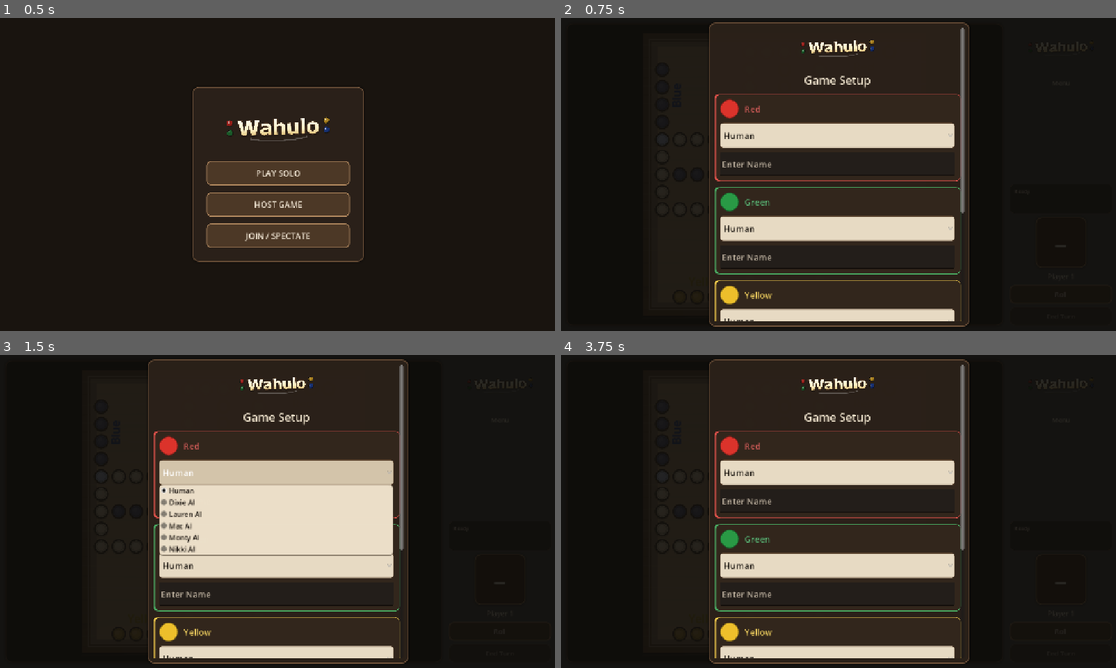
Above: before the commit, frames 1-4 (two rows, left to right).
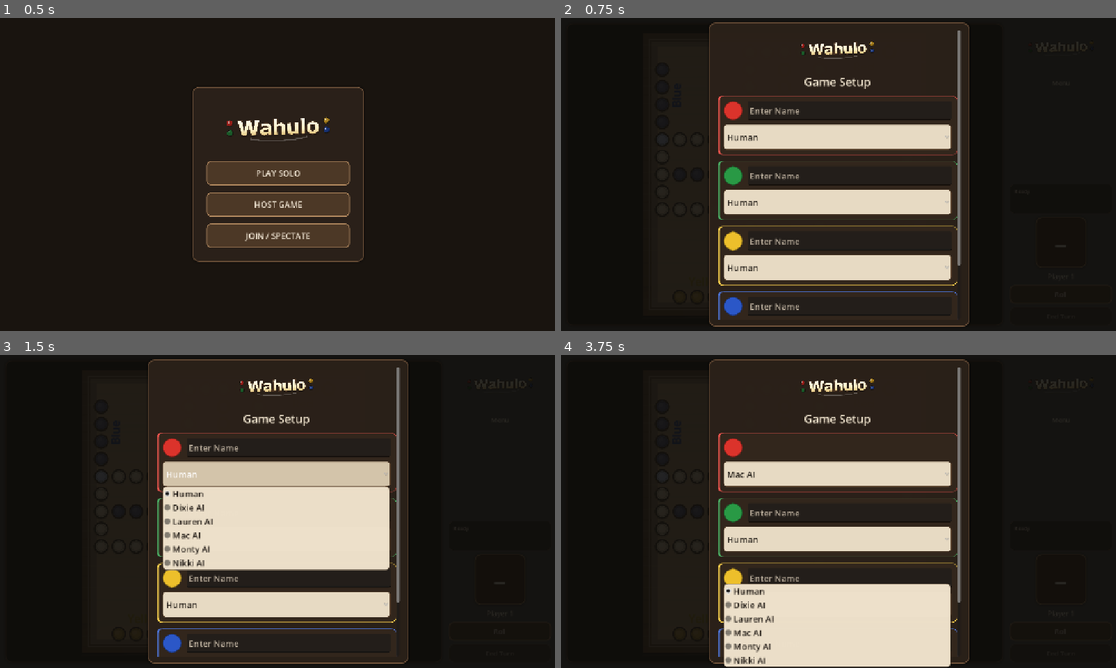
Above: after the commit, the same moments.

Repository: ItsTheMcCoy/wahoo-app
Game: Godot game, scene res://scenes/HomeScreen.tscn
Same seed, same stepped clock (60 frames per second), same inputs: the game is played once before the commit and once after it.
Inputs:
- Up to frame 1 (0.5 s): no input
- Up to frame 2 (0.75 s): click "PLAY SOLO" at 0.5 s
- Up to frame 3 (1.5 s): click "Human" at 1.25 s
- Up to frame 4 (3.75 s): click "Human" at 2 s; click "Human" (after the commit: "Mac AI") at 2.75 s; click "Human" at 3.5 s

Frame 1 is identical in both runs. In frame 2, 17% of the frame differs, in the area x 27-73%, y 3-97%; in frame 3, 12%; in frame 4, 21%, in the area x 27-73%, y 3-100%.

Commit message:
Refine setup screen: name fields beside marble, add padding, fix popup font
Move each player name field into the header row beside its colored
marble dot, removing the redundant color-name label. The header row
is now [dot | name field] — the name field is hidden for AI seats and
appears in-line when Human is selected. Panel left/right padding now
scales with ui_scale so it's proportional on all screen densities.
Dropdown popup items now receive the same scaled font size as the
OptionButton, fixing the tiny-text issue in AI profile lists on
high-DPR mobile. Re-exported web build.

Co-Authored-By: Claude Sonnet 4.6 <noreply@anthropic.com>

Diff:
--- a/godot/scenes/Main.tscn
+++ b/godot/scenes/Main.tscn
@@ -253,28 +253,22 @@
 custom_minimum_size = Vector2(44, 44)
 size_flags_vertical = 4
 
-[node name="Seat0HeaderLabel" type="Label" parent="SetupOverlay/SetupPanel/SetupScroll/SetupContent/PlayerCard0/PlayerCard0Inner/Seat0Header"]
-layout_mode = 2
-size_flags_horizontal = 3
-size_flags_vertical = 4
-text = "Red"
-theme_override_font_sizes/font_size = 20
-
-[node name="Seat0Option" type="OptionButton" parent="SetupOverlay/SetupPanel/SetupScroll/SetupContent/PlayerCard0/PlayerCard0Inner"]
-layout_mode = 2
-size_flags_horizontal = 3
-custom_minimum_size = Vector2(0, 58)
-theme_override_font_sizes/font_size = 20
-
-[node name="Seat0Name" type="LineEdit" parent="SetupOverlay/SetupPanel/SetupScroll/SetupContent/PlayerCard0/PlayerCard0Inner"]
-visible = false
-layout_mode = 2
-size_flags_horizontal = 3
-custom_minimum_size = Vector2(0, 54)
+[node name="Seat0Name" type="LineEdit" parent="SetupOverlay/SetupPanel/SetupScroll/SetupContent/PlayerCard0/PlayerCard0Inner/Seat0Header"]
+visible = false
+layout_mode = 2
+size_flags_horizontal = 3
+size_flags_vertical = 4
+custom_minimum_size = Vector2(0, 44)
 max_length = 12
 placeholder_text = "Enter player name"
 theme_override_font_sizes/font_size = 20
 
+[node name="Seat0Option" type="OptionButton" parent="SetupOverlay/SetupPanel/SetupScroll/SetupContent/PlayerCard0/PlayerCard0Inner"]
+layout_mode = 2
+size_flags_horizontal = 3
+custom_minimum_size = Vector2(0, 58)
+theme_override_font_sizes/font_size = 20
+
 [node name="PlayerCard1" type="PanelContainer" parent="SetupOverlay/SetupPanel/SetupScroll/SetupContent"]
 layout_mode = 2
 size_flags_horizontal = 3
@@ -292,28 +286,22 @@
 custom_minimum_size = Vector2(44, 44)
 size_flags_vertical = 4
 
-[node name="Seat1HeaderLabel" type="Label" parent="SetupOverlay/SetupPanel/SetupScroll/SetupContent/PlayerCard1/PlayerCard1Inner/Seat1Header"]
-layout_mode = 2
-size_flags_horizontal = 3
-size_flags_vertical = 4
-text = "Green"
-theme_override_font_sizes/font_size = 20
-
-[node name="Seat1Option" type="OptionButton" parent="SetupOverlay/SetupPanel/SetupScroll/SetupContent/PlayerCard1/PlayerCard1Inner"]
-layout_mode = 2
-size_flags_horizontal = 3
-custom_minimum_size = Vector2(0, 58)
-theme_override_font_sizes/font_size = 20
-
-[node name="Seat1Name" type="LineEdit" parent="SetupOverlay/SetupPanel/SetupScroll/SetupContent/PlayerCard1/PlayerCard1Inner"]
-visible = false
-layout_mode = 2
-size_flags_horizontal = 3
-custom_minimum_size = Vector2(0, 54)
+[node name="Seat1Name" type="LineEdit" parent="SetupOverlay/SetupPanel/SetupScroll/SetupContent/PlayerCard1/PlayerCard1Inner/Seat1Header"]
+visible = false
+layout_mode = 2
+size_flags_horizontal = 3
+size_flags_vertical = 4
+custom_minimum_size = Vector2(0, 44)
 max_length = 12
 placeholder_text = "Enter player name"
 theme_override_font_sizes/font_size = 20
 
+[node name="Seat1Option" type="OptionButton" parent="SetupOverlay/SetupPanel/SetupScroll/SetupContent/PlayerCard1/PlayerCard1Inner"]
+layout_mode = 2
+size_flags_horizontal = 3
+custom_minimum_size = Vector2(0, 58)
+theme_override_font_sizes/font_size = 20
+
 [node name="PlayerCard2" type="PanelContainer" parent="SetupOverlay/SetupPanel/SetupScroll/SetupContent"]
 layout_mode = 2
 size_flags_horizontal = 3
@@ -331,28 +319,22 @@
 custom_minimum_size = Vector2(44, 44)
 size_flags_vertical = 4
 
-[node name="Seat2HeaderLabel" type="Label" parent="SetupOverlay/SetupPanel/SetupScroll/SetupContent/PlayerCard2/PlayerCard2Inner/Seat2Header"]
-layout_mode = 2
-size_flags_horizontal = 3
-size_flags_vertical = 4
-text = "Yellow"
-theme_override_font_sizes/font_size = 20
-
-[node name="Seat2Option" type="OptionButton" parent="SetupOverlay/SetupPanel/SetupScroll/SetupContent/PlayerCard2/PlayerCard2Inner"]
-layout_mode = 2
-size_flags_horizontal = 3
-custom_minimum_size = Vector2(0, 58)
-theme_override_font_sizes/font_size = 20
-
-[node name="Seat2Name" type="LineEdit" parent="SetupOverlay/SetupPanel/SetupScroll/SetupContent/PlayerCard2/PlayerCard2Inner"]
-visible = false
-layout_mode = 2
-size_flags_horizontal = 3
-custom_minimum_size = Vector2(0, 54)
+[node name="Seat2Name" type="LineEdit" parent="SetupOverlay/SetupPanel/SetupScroll/SetupContent/PlayerCard2/PlayerCard2Inner/Seat2Header"]
+visible = false
+layout_mode = 2
+size_flags_horizontal = 3
+size_flags_vertical = 4
+custom_minimum_size = Vector2(0, 44)
 max_length = 12
 placeholder_text = "Enter player name"
 theme_override_font_sizes/font_size = 20
 
+[node name="Seat2Option" type="OptionButton" parent="SetupOverlay/SetupPanel/SetupScroll/SetupContent/PlayerCard2/PlayerCard2Inner"]
+layout_mode = 2
+size_flags_horizontal = 3
+custom_minimum_size = Vector2(0, 58)
+theme_override_font_sizes/font_size = 20
+
 [node name="PlayerCard3" type="PanelContainer" parent="SetupOverlay/SetupPanel/SetupScroll/SetupContent"]
 layout_mode = 2
 size_flags_horizontal = 3
@@ -370,26 +352,20 @@
 custom_minimum_size = Vector2(44, 44)
 size_flags_vertical = 4
 
-[node name="Seat3HeaderLabel" type="Label" parent="SetupOverlay/SetupPanel/SetupScroll/SetupContent/PlayerCard3/PlayerCard3Inner/Seat3Header"]
-layout_mode = 2
-size_flags_horizontal = 3
-size_flags_vertical = 4
-text = "Blue"
-theme_override_font_sizes/font_size = 20
-
-[node name="Seat3Option" type="OptionButton" parent="SetupOverlay/SetupPanel/SetupScroll/SetupContent/PlayerCard3/PlayerCard3Inner"]
-layout_mode = 2
-size_flags_horizontal = 3
-custom_minimum_size = Vector2(0, 58)
-theme_override_font_sizes/font_size = 20
-
-[node name="Seat3Name" type="LineEdit" parent="SetupOverlay/SetupPanel/SetupScroll/SetupContent/PlayerCard3/PlayerCard3Inner"]
-visible = false
-layout_mode = 2
-size_flags_horizontal = 3
-custom_minimum_size = Vector2(0, 54)
+[node name="Seat3Name" type="LineEdit" parent="SetupOverlay/SetupPanel/SetupScroll/SetupContent/PlayerCard3/PlayerCard3Inner/Seat3Header"]
+visible = false
+layout_mode = 2
+size_flags_horizontal = 3
+size_flags_vertical = 4
+custom_minimum_size = Vector2(0, 44)
 max_length = 12
 placeholder_text = "Enter player name"
+theme_override_font_sizes/font_size = 20
+
+[node name="Seat3Option" type="OptionButton" parent="SetupOverlay/SetupPanel/SetupScroll/SetupContent/PlayerCard3/PlayerCard3Inner"]
+layout_mode = 2
+size_flags_horizontal = 3
+custom_minimum_size = Vector2(0, 58)
 theme_override_font_sizes/font_size = 20
 
 [node name="StartButton" type="Button" parent="SetupOverlay/SetupPanel/SetupScroll/SetupContent"]
--- a/godot/scripts/main.gd
+++ b/godot/scripts/main.gd
@@ -69,10 +69,10 @@
 @onready var _seat_option_1: OptionButton = $SetupOverlay/SetupPanel/SetupScroll/SetupContent/PlayerCard1/PlayerCard1Inner/Seat1Option
 @onready var _seat_option_2: OptionButton = $SetupOverlay/SetupPanel/SetupScroll/SetupContent/PlayerCard2/PlayerCard2Inner/Seat2Option
 @onready var _seat_option_3: OptionButton = $SetupOverlay/SetupPanel/SetupScroll/SetupContent/PlayerCard3/PlayerCard3Inner/Seat3Option
-@onready var _seat_name_0: LineEdit = $SetupOverlay/SetupPanel/SetupScroll/SetupContent/PlayerCard0/PlayerCard0Inner/Seat0Name
-@onready var _seat_name_1: LineEdit = $SetupOverlay/SetupPanel/SetupScroll/SetupContent/PlayerCard1/PlayerCard1Inner/Seat1Name
-@onready var _seat_name_2: LineEdit = $SetupOverlay/SetupPanel/SetupScroll/SetupContent/PlayerCard2/PlayerCard2Inner/Seat2Name
-@onready var _seat_name_3: LineEdit = $SetupOverlay/SetupPanel/SetupScroll/SetupContent/PlayerCard3/PlayerCard3Inner/Seat3Name
+@onready var _seat_name_0: LineEdit = $SetupOverlay/SetupPanel/SetupScroll/SetupContent/PlayerCard0/PlayerCard0Inner/Seat0Header/Seat0Name
+@onready var _seat_name_1: LineEdit = $SetupOverlay/SetupPanel/SetupScroll/SetupContent/PlayerCard1/PlayerCard1Inner/Seat1Header/Seat1Name
+@onready var _seat_name_2: LineEdit = $SetupOverlay/SetupPanel/SetupScroll/SetupContent/PlayerCard2/PlayerCard2Inner/Seat2Header/Seat2Name
+@onready var _seat_name_3: LineEdit = $SetupOverlay/SetupPanel/SetupScroll/SetupContent/PlayerCard3/PlayerCard3Inner/Seat3Header/Seat3Name
 @onready var _seat_label_0: Control = $SetupOverlay/SetupPanel/SetupScroll/SetupContent/PlayerCard0/PlayerCard0Inner/Seat0Header/Seat0Dot
 @onready var _seat_label_1: Control = $SetupOverlay/SetupPanel/SetupScroll/SetupContent/PlayerCard1/PlayerCard1Inner/Seat1Header/Seat1Dot
 @onready var _seat_label_2: Control = $SetupOverlay/SetupPanel/SetupScroll/SetupContent/PlayerCard2/PlayerCard2Inner/Seat2Header/Seat2Dot
@@ -291,7 +291,8 @@
 		win_panel.add_theme_stylebox_override("panel", panel_style)
 	var setup_panel := $SetupOverlay/SetupPanel as PanelContainer
 	if setup_panel != null:
-		setup_panel.add_theme_stylebox_override("panel", panel_style)
+		var setup_panel_style := panel_style.duplicate() as StyleBoxFlat
+		setup_panel.add_theme_stylebox_override("panel", setup_panel_style)
 
 	var setup_title_label := $SetupOverlay/SetupPanel/SetupScroll/SetupContent/SetupTitle as Label
 	if setup_title_label != null:
@@ -319,20 +320,10 @@
 		$SetupOverlay/SetupPanel/SetupScroll/SetupContent/PlayerCard2,
 		$SetupOverlay/SetupPanel/SetupScroll/SetupContent/PlayerCard3,
 	]
-	var header_label_paths := [
-		$SetupOverlay/SetupPanel/SetupScroll/SetupContent/PlayerCard0/PlayerCard0Inner/Seat0Header/Seat0HeaderLabel,
-		$SetupOverlay/SetupPanel/SetupScroll/SetupContent/PlayerCard1/PlayerCard1Inner/Seat1Header/Seat1HeaderLabel,
-		$SetupOverlay/SetupPanel/SetupScroll/SetupContent/PlayerCard2/PlayerCard2Inner/Seat2Header/Seat2HeaderLabel,
-		$SetupOverlay/SetupPanel/SetupScroll/SetupContent/PlayerCard3/PlayerCard3Inner/Seat3Header/Seat3HeaderLabel,
-	]
 	for i in range(4):
 		var cs := card_bg_style.duplicate() as StyleBoxFlat
 		cs.border_color = PLAYER_COLORS[i].lerp(Color.WHITE, 0.15)
 		player_card_paths[i].add_theme_stylebox_override("panel", cs)
-		var hl := header_label_paths[i] as Label
-		hl.add_theme_color_override("font_color", PLAYER_COLORS[i].lerp(Color.WHITE, 0.25))
-		hl.add_theme_constant_override("outline_size", 1)
-		hl.add_theme_color_override("font_outline_color", Color(0.06, 0.05, 0.04, 0.85))
 
 	var status_style := StyleBoxFlat.new()
 	status_style.bg_color = Color(0.13, 0.10, 0.08, 0.72)
@@ -719,6 +710,16 @@
 	_setup_panel.offset_top    = -panel_h * 0.5
 	_setup_panel.offset_bottom =  panel_h * 0.5
 
+	# Scale the outer panel padding so it's proportional on all screen densities
+	var sps := _setup_panel.get_theme_stylebox("panel") as StyleBoxFlat
+	if sps != null:
+		var hpad := roundi(20.0 * ui_scale)
+		var vpad := roundi(16.0 * ui_scale)
+		sps.content_margin_left   = hpad
+		sps.content_margin_right  = hpad
+		sps.content_margin_top    = vpad
+		sps.content_margin_bottom = vpad
+
 	_setup_brand_title.custom_minimum_size = Vector2(0, roundi(88.0 * ui_scale))
 
 	var setup_content := $SetupOverlay/SetupPanel/SetupScroll/SetupContent as VBoxContainer
@@ -729,9 +730,7 @@
 		setup_title.add_theme_font_size_override("font_size", roundi(26.0 * ui_scale))
 
 	var dot_size      := roundi(44.0 * ui_scale)
-	var header_font   := roundi(20.0 * ui_scale)
 	var option_height := roundi(58.0 * ui_scale)
-	var field_height  := roundi(54.0 * ui_scale)
 	var field_font    := roundi(20.0 * ui_scale)
 	var card_sep      := roundi(10.0 * ui_scale)
 
@@ -742,22 +741,16 @@
 		$SetupOverlay/SetupPanel/SetupScroll/SetupContent/PlayerCard2/PlayerCard2Inner,
 		$SetupOverlay/SetupPanel/SetupScroll/SetupContent/PlayerCard3/PlayerCard3Inner,
 	]
-	var header_labels := [
-		$SetupOverlay/SetupPanel/SetupScroll/SetupContent/PlayerCard0/PlayerCard0Inner/Seat0Header/Seat0HeaderLabel,
-		$SetupOverlay/SetupPanel/SetupScroll/SetupContent/PlayerCard1/PlayerCard1Inner/Seat1Header/Seat1HeaderLabel,
-		$SetupOverlay/SetupPanel/SetupScroll/SetupContent/PlayerCard2/PlayerCard2Inner/Seat2Header/Seat2HeaderLabel,
-		$SetupOverlay/SetupPanel/SetupScroll/SetupContent/PlayerCard3/PlayerCard3Inner/Seat3Header/Seat3HeaderLabel,
-	]
 	for i in range(4):
 		dots[i].custom_minimum_size = Vector2(dot_size, dot_size)
 		card_inners[i].add_theme_constant_override("separation", card_sep)
-		header_labels[i].add_theme_font_size_override("font_size", header_font)
 
 	for opt in _seat_options():
 		opt.custom_minimum_size = Vector2(0, option_height)
 		opt.add_theme_font_size_override("font_size", field_font)
+		opt.get_popup().add_theme_font_size_override("font_size", field_font)
 	for field in _seat_name_fields():
-		field.custom_minimum_size = Vector2(0, field_height)
+		field.custom_minimum_size = Vector2(0, dot_size)
 		field.add_theme_font_size_override("font_size", field_font)
 
 	_start_button.custom_minimum_size = Vector2(0, roundi(68.0 * ui_scale))
Not shown, changed: godot/build/web/index.html
Not shown, changed: godot/build/web/index.pck
